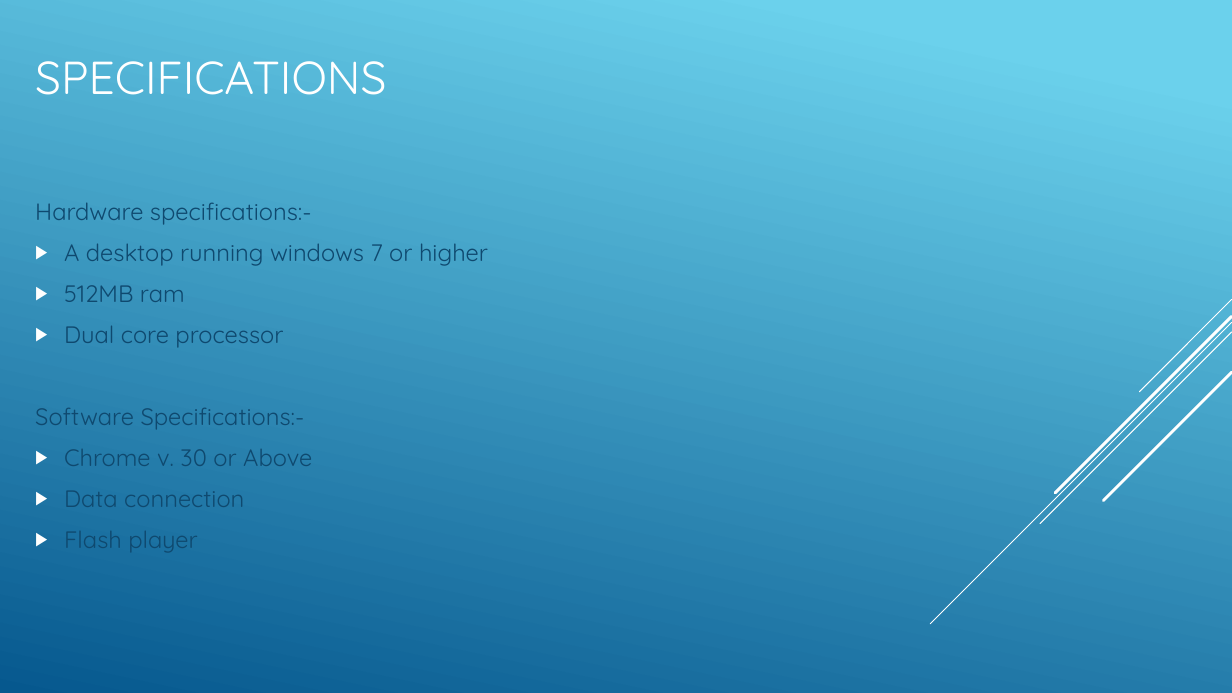
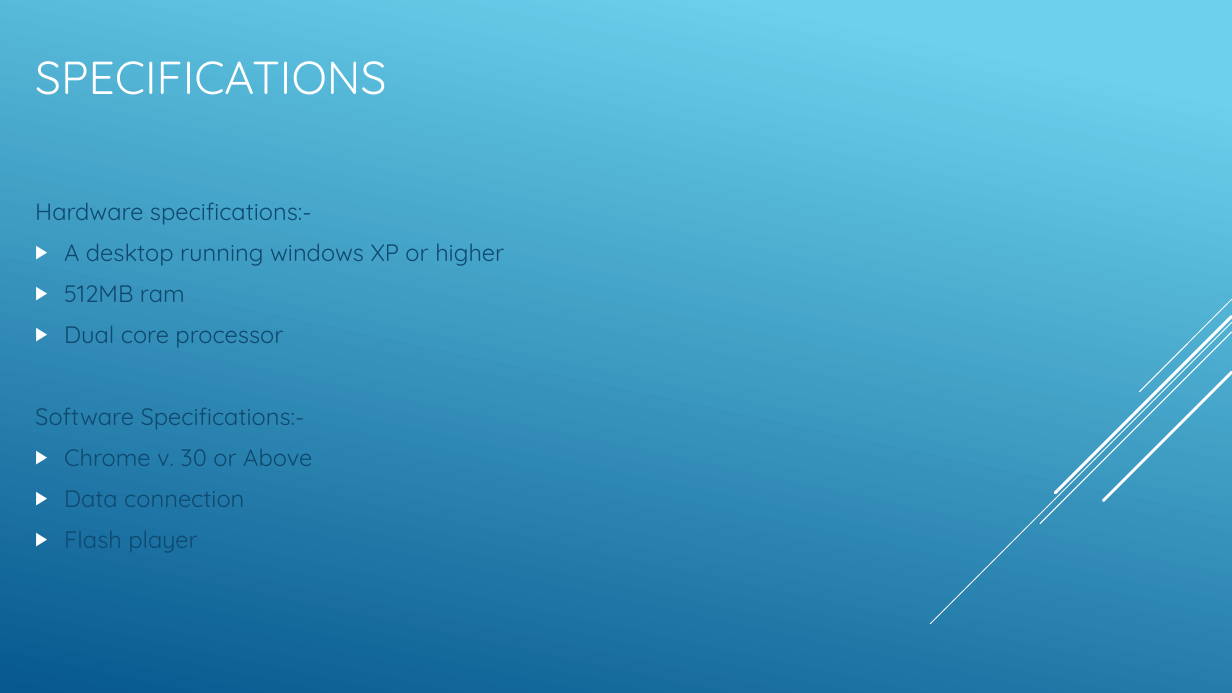
Before and after one commit to DSujitKumar/PaathShala, a slide deck: slide 7 of Paathsala.pptx. Drawn at 1232x693 pixels with LibreOffice and Linux fonts; fonts in the diff are those of the drawing. Boxes give left, top, right and bottom in pixels: in the first picture for what was removed or moved away, otherwise in the second. Text is boxed around its words. In the diff, an @@ line names an element or a change of style, - is before the commit and + after.

Commit message:
ppt

```diff
--- a/Paathsala.pptx
+++ b/Paathsala.pptx
@@ text at [64, 244, 504, 266]: text changed @@
-▶ A desktop running windows 7 or higher
+▶ A desktop running windows XP or higher
```
Also in this commit, not shown: 1 other slide changed.
